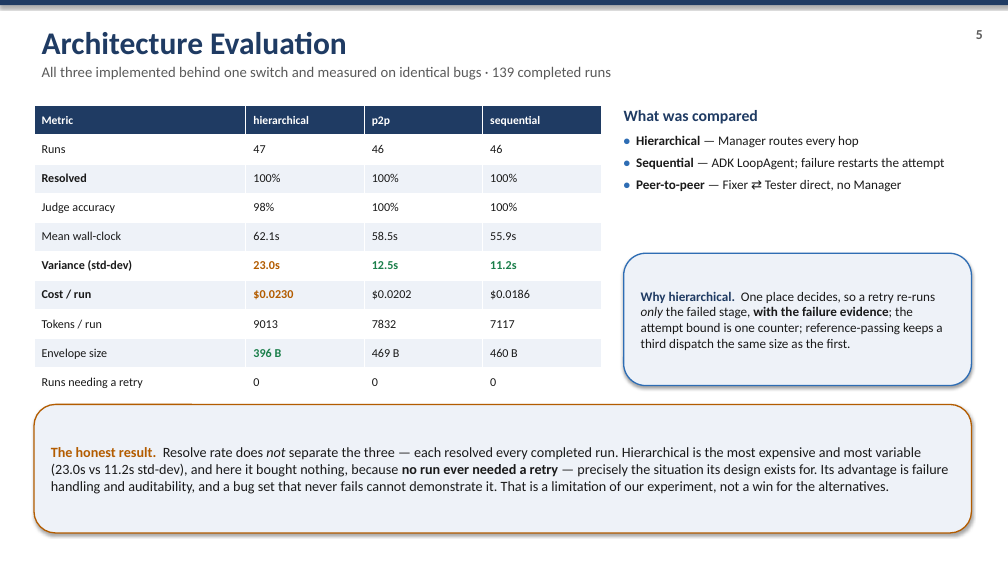
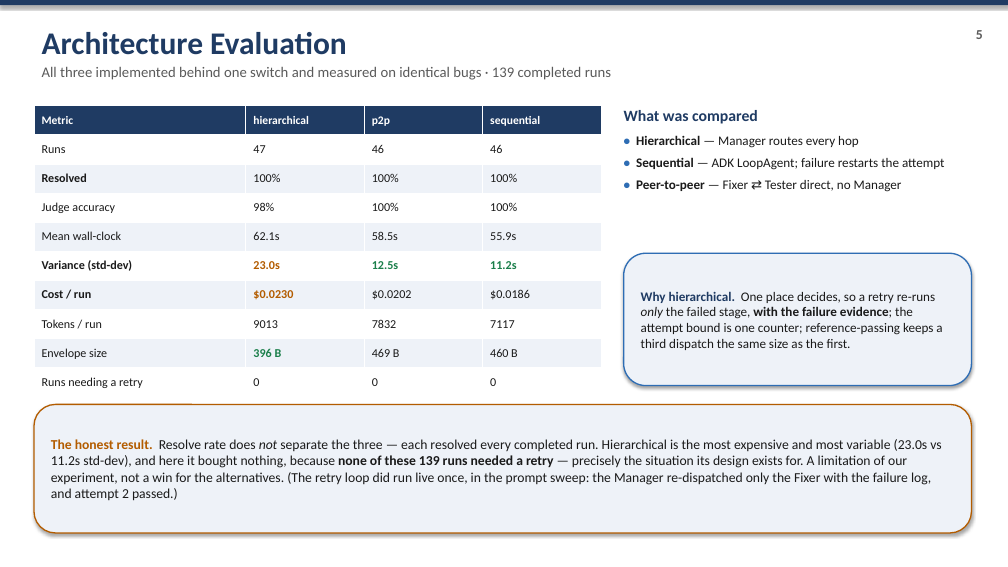
Before and after one commit to karthik14344/CodeFix-AI, a slide deck: slide 6 of docs/slides/CodeFix_AI_Final_Presentation.pptx. Drawn at 1008x567 pixels with LibreOffice and Linux fonts; fonts in the diff are those of the drawing. Boxes give left, top, right and bottom in pixels: in the first picture for what was removed or moved away, otherwise in the second. Text is boxed around its words. In the diff, an @@ line names an element or a change of style, - is before the commit and + after.

```diff
--- a/docs/slides/CodeFix_AI_Final_Presentation.pptx
+++ b/docs/slides/CodeFix_AI_Final_Presentation.pptx
@@ text in rounded rectangle at bbox=[51, 439, 941, 501]: text changed; size 13.5 to 13 pt @@
-The honest result. Resolve rate does not separate the three — each resolved every completed run. Hierarchical is the most expensive and most variable (23.0s vs 11.2s std-dev), and here it bought nothing, because no run ever needed a retry — precisely the situation its design exists for. Its advantage is failure handling and auditability, and a bug set that never fails cannot demonstrate it. That is a limitation of our experiment, not a win for the alternatives.
+The honest result. Resolve rate does not separate the three — each resolved every completed run. Hierarchical is the most expensive and most variable (23.0s vs 11.2s std-dev), and here it bought nothing, because none of these 139 runs needed a retry — precisely the situation its design exists for. A limitation of our experiment, not a win for the alternatives. (The retry loop did run live once, in the prompt sweep: the Manager re-dispatched only the Fixer with the failure log, and attempt 2 passed.)
```
Also in this commit, not shown: 2 other slides changed, 16 other files.
